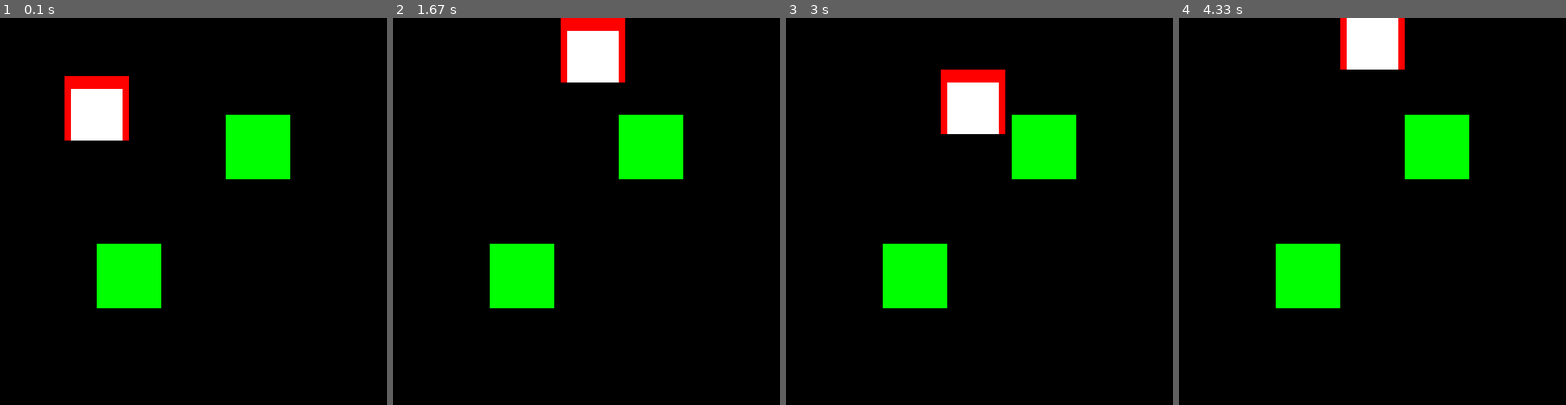
Above: before the commit, frames 1-4 (left to right).
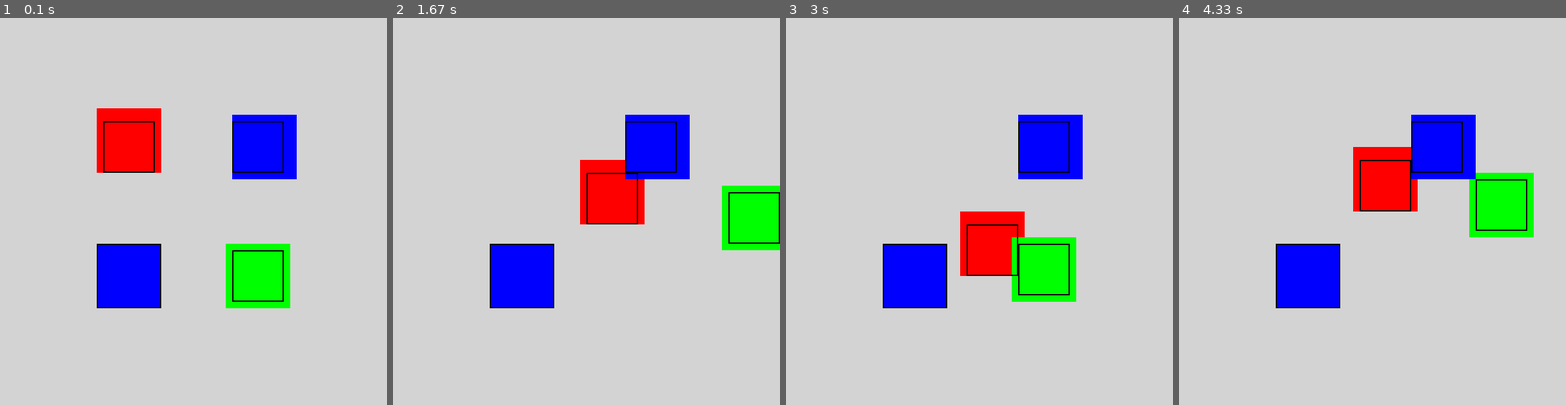
Above: after the commit, the same moments.

Repository: joncoop/pygame-hitboxes
Game: pygame game, started from game.py
The game is run twice, just before and just after one commit, with the same random seed, the same clock (stepped at 60 frames per second) and the same inputs.
Inputs:
- Up to frame 1 (0.1 s): no input
- Up to frame 2 (1.67 s): hold S 0.33-0.8 s; hold Right 0.33-0.8 s; hold Right 0.83-1.3 s; hold D 0.83-1.3 s; hold Up 1.33-1.63 s; hold W 1.33-1.63 s
- Up to frame 3 (3 s): hold Right 1.67-2.13 s; hold D 1.67-2.13 s; hold Left 2.17-2.7 s; hold A 2.17-2.7 s; hold Down from 2.73 s (still down); hold S from 2.73 s (still down)
- Up to frame 4 (4.33 s): release Down at 3.03 s; release S at 3.03 s; hold Left 3.07-3.47 s; hold A 3.07-3.47 s; hold Up 3.5-3.87 s; hold W 3.5-3.87 s; hold Right from 3.9 s (still down); hold D from 3.9 s (still down)

The runs differ from the first frame. In frame 1, 100% of the frame differs, in the area x 0-100%, y 0-100%; in frame 2, 100%; in frame 3, 100%; in frame 4, 100%.

Commit message:
Better hitbox positioning, pretty colors

Diff:
--- a/game.py
+++ b/game.py
@@ -2,13 +2,28 @@
 import pygame
 
 
+# Screen settings
 WIDTH = 600
 HEIGHT = 600
 TITLE = "Custom Hit Boxes"
 FPS = 60
 
 
-# callback function (what's that mean?)
+# Player settings
+P1_CONTROLS = {'up': pygame.K_w,
+               'down': pygame.K_s,
+               'left': pygame.K_a,
+               'right': pygame.K_d}
+
+P2_CONTROLS = {'up': pygame.K_UP,
+               'down': pygame.K_DOWN,
+               'left': pygame.K_LEFT,
+               'right': pygame.K_RIGHT}
+
+PLAYER_SPEED = 5
+
+
+# Collision callback function
 def hitbox_collide(sprite1, sprite2):
     return sprite1.hitbox.colliderect(sprite2.hitbox)
 
@@ -19,14 +34,14 @@
     def __init__(self, image, location, hitbox_size=None, hitbox_anchor='center'):
         '''
         hitbox_size should be an ordered pair in the form [width, height].
-        hitbox_anchor is any valid rectangle alignment attribute that is
-        an ordered pair.
+        hitbox_anchor is any valid Rect positioning attribute. If the Rect
+        attribute is not an ordered pair, then the hitbox will be centered
+        on the other axis.
         '''
         super().__init__()
 
         self.image = image
         self.rect = self.image.get_rect()
-
         self.vx = 0
         self.vy = 0
 
@@ -36,20 +51,33 @@
             w, h = hitbox_size
             self.hitbox = pygame.rect.Rect([0, 0, w, h])
 
+        transformations = {'x': 'midleft',
+                           'y': 'midtop',
+                           'top': 'midtop',
+                           'bottom': 'midbottom',
+                           'left': 'midleft',
+                           'right': 'midright',
+                           'centerx': 'center',
+                           'centery': 'center'}
+
+        if hitbox_anchor in transformations:
+            hitbox_anchor = transformations[hitbox_anchor]
+
         self.hitbox_anchor = hitbox_anchor
         self.hitbox.center = location
-        self.align_hitbox()
+        self.align_rect_to_hitbox()
 
     def move_x(self):
         self.hitbox.x += self.vx
-        self.align_hitbox()
+        self.align_rect_to_hitbox()
 
     def move_y(self):
         self.hitbox.y += self.vy
-        self.align_hitbox()
+        self.align_rect_to_hitbox()
 
     def check_collisions_x(self, group):
         hits = pygame.sprite.spritecollide(self, group, False, hitbox_collide)
+        hits.remove(self)
 
         for hit in hits:
             if self.vx < 0:
@@ -57,10 +85,11 @@
             elif self.vx > 0:
                 self.hitbox.right = hit.hitbox.left
 
-            self.align_hitbox()
+        self.align_rect_to_hitbox()
 
     def check_collisions_y(self, group):
         hits = pygame.sprite.spritecollide(self, group, False, hitbox_collide)
+        hits.remove(self)
 
         for hit in hits:
             if self.vy < 0:
@@ -68,15 +97,27 @@
             elif self.vy > 0:
                 self.hitbox.bottom = hit.hitbox.top
 
-            self.align_hitbox()
-
-    def align_hitbox(self):
-        #self.rect.center = self.hitbox.center
+        self.align_rect_to_hitbox()
+
+    def check_screen_edges(self):
+        if self.hitbox.left < 0:
+            self.hitbox.left = 0
+        elif self.hitbox.right > WIDTH:
+            self.hitbox.right = WIDTH
+
+        if self.hitbox.top < 0:
+            self.hitbox.top = 0
+        elif self.hitbox.bottom > WIDTH:
+            self.hitbox.bottom = WIDTH
+
+        self.align_rect_to_hitbox()
+
+    def align_rect_to_hitbox(self):
         attribute_value = getattr(self.hitbox, self.hitbox_anchor)
         setattr(self.rect, self.hitbox_anchor, attribute_value)
 
 
-class Wall(Entity):
+class Block(Entity):
 
     def __init__(self, image, location, *args):
         super().__init__(image, location, *args)
@@ -84,33 +125,31 @@
 
 class Player(Entity):
 
-    def __init__(self, image, location, *args):
+    def __init__(self, image, location, controls, *args):
         super().__init__(image, location, *args)
-
-    def go_up(self):
-        self.vy = -5
-
-    def go_down(self):
-        self.vy = 5
-
-    def go_left(self):
-        self.vx = -5
-
-    def go_right(self):
-        self.vx = 5
-
-    def stop_x(self):
-        self.vx = 0
-
-    def stop_y(self):
-        self.vy = 0
-
-    def update(self, obstacles):
+        self.controls = controls
+
+    def act(self, pressed):
+        if pressed[self.controls['up']]:
+            self.vy = -1 * PLAYER_SPEED
+        elif pressed[self.controls['down']]:
+            self.vy = PLAYER_SPEED
+        else:
+            self.vy = 0
+
+        if pressed[self.controls['left']]:
+            self.vx = -1 * PLAYER_SPEED
+        elif pressed[self.controls['right']]:
+            self.vx = PLAYER_SPEED
+        else:
+            self.vx = 0
+
+    def update(self, collidables):
         self.move_x()
-        self.check_collisions_x(obstacles)
-
+        self.check_collisions_x(collidables)
         self.move_y()
-        self.check_collisions_y(obstacles)
+        self.check_collisions_y(collidables)
+        self.check_screen_edges()
 
 
 # Main game class
@@ -133,16 +172,20 @@
         p1_img = pygame.Surface([100, 100])
         p1_img.fill(pygame.Color('red'))
 
-        self.p1 = Player(p1_img, [150, 150], [80, 80], 'midbottom')
-
-        obstacle_img = pygame.Surface([100, 100])
-        obstacle_img.fill(pygame.Color('green'))
-
-        obstacle_1 = Wall(obstacle_img, [200, 400])
-        obstacle_2 = Wall(obstacle_img, [400, 200])
-
-        self.players = pygame.sprite.GroupSingle(self.p1)
-        self.obstacles = pygame.sprite.Group(obstacle_1, obstacle_2)
+        p2_img = pygame.Surface([100, 100])
+        p2_img.fill(pygame.Color('green'))
+
+        p1 = Player(p1_img, [200, 200], P1_CONTROLS, [80, 80], 'midbottom')
+        p2 = Player(p2_img, [400, 400], P2_CONTROLS, [80, 80], 'center')
+
+        block_img = pygame.Surface([100, 100])
+        block_img.fill(pygame.Color('blue'))
+
+        b1 = Block(block_img, [200, 400])
+        b2 = Block(block_img, [400, 200], [80, 80], 'left')
+
+        self.players = pygame.sprite.Group(p1, p2)
+        self.all_sprites = pygame.sprite.Group(p1, p2, b1, b2)
 
     def process_input(self):
         pressed = pygame.key.get_pressed()
@@ -151,30 +194,19 @@
             if event.type == pygame.QUIT:
                 self.running = False
 
-        if pressed[pygame.K_UP]:
-            self.p1.go_up()
-        elif pressed[pygame.K_DOWN]:
-            self.p1.go_down()
-        else:
-            self.p1.stop_y()
-
-        if pressed[pygame.K_LEFT]:
-            self.p1.go_left()
-        elif pressed[pygame.K_RIGHT]:
-            self.p1.go_right()
-        else:
-            self.p1.stop_x()
+
+        for player in self.players:
+            player.act(pressed)
 
     def update(self):
-        self.players.update(self.obstacles)
+        self.all_sprites.update(self.all_sprites)
 
     def render(self):
-        self.screen.fill(pygame.Color('black'))
-        self.players.draw(self.screen)
-        self.obstacles.draw(self.screen)
-
-        for p in self.players:
-            pygame.draw.rect(self.screen, pygame.Color('white'), p.hitbox)
+        self.screen.fill(pygame.Color('lightgray'))
+        self.all_sprites.draw(self.screen)
+
+        for sprite in self.all_sprites:
+            pygame.draw.rect(self.screen, pygame.Color('black'), sprite.hitbox, 2)
 
     def run(self):
         while self.running:
